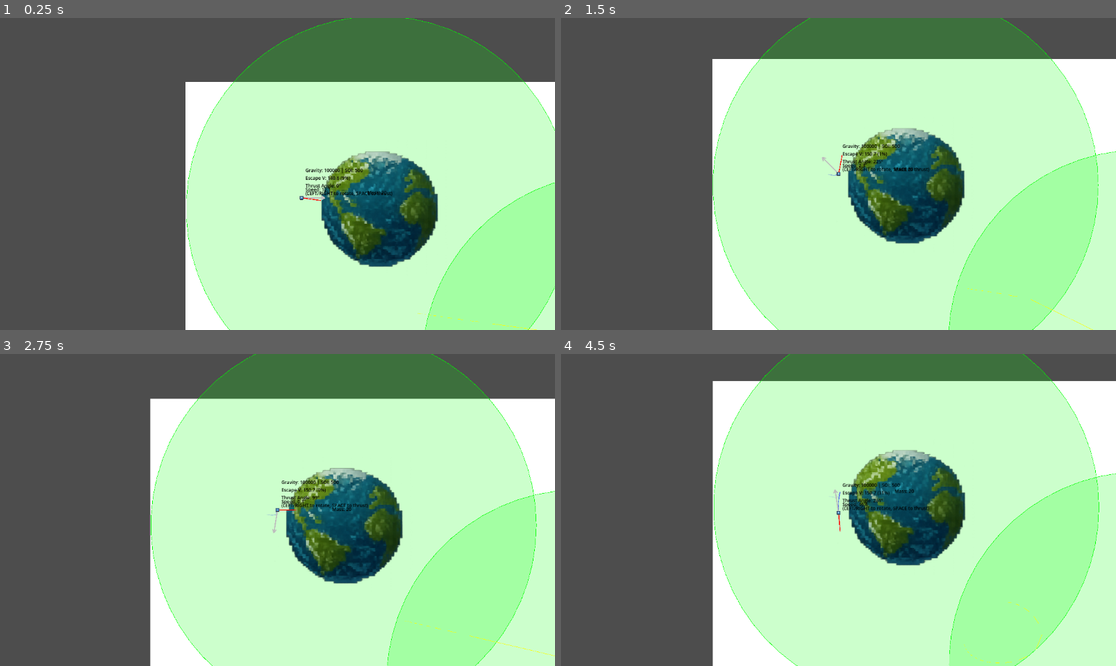
Above: before the commit, frames 1-4 (two rows, left to right).
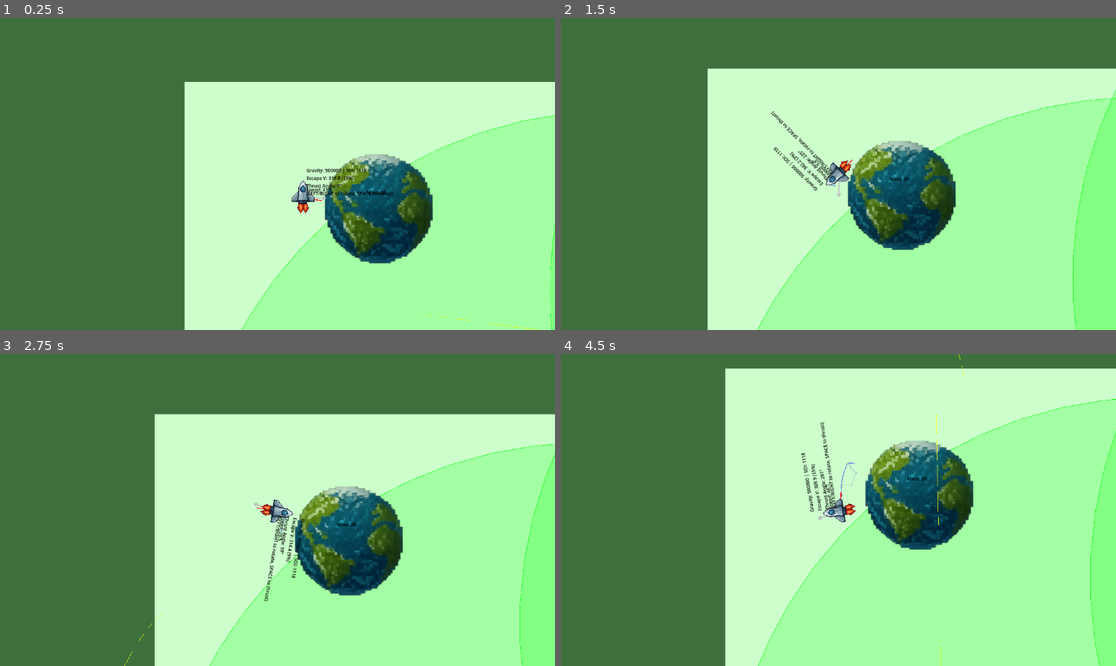
Above: after the commit, the same moments.

Repository: magedeungaro/Orbit
Game: Godot game, scene res://main.tscn
Two runs of this game, one before a commit and one after it. Both use one fixed random seed, a clock stepped at 60 frames per second and the inputs below. The engine's default icon, where the game draws it, is replaced by a stand-in: a white triangle on a blue panel in a dark square.
Inputs:
- Up to frame 1 (0.25 s): no input
- Up to frame 2 (1.5 s): hold Right (ui_right) 0.53-1.28 s; tap Space (ui_select) at 0.77 s; hold Down (ui_down) from 1.28 s (still down)
- Up to frame 3 (2.75 s): tap Space (ui_select) at 1.52 s; release Down (ui_down) at 2.03 s; hold Right (ui_right) from 2.03 s (still down)
- Up to frame 4 (4.5 s): release Right (ui_right) at 2.78 s; hold Up (ui_up) 2.78-3.53 s; tap Space (ui_select) at 3.02, 3.77 s; hold Left (ui_left) from 3.53 s (still down)

The runs differ from the first frame. In frame 1, 59% of the frame differs, in the area x 0-100%, y 0-100%; in frame 2, 62%; in frame 3, 61%; in frame 4, 66%.

Commit message:
Add ship sprite and update scene files for new textures and gravity settings

Diff:
--- a/Planeja.tscn
+++ b/Planeja.tscn
@@ -1,7 +1,6 @@
-[gd_scene load_steps=4 format=3 uid="uid://dqsxdkmwt88n5"]
+[gd_scene load_steps=3 format=3 uid="uid://dqsxdkmwt88n5"]
 
 [ext_resource type="Script" path="res://scripts/central_body.gd" id="1_4ovjt"]
-[ext_resource type="Texture2D" uid="uid://fyxnlyles8s2" path="res://Assets/Sprites/Planet 2.PNG" id="2_150je"]
 
 [sub_resource type="CircleShape2D" id="1"]
 radius = 156.003
@@ -12,8 +11,3 @@
 
 [node name="CollisionShape2D" type="CollisionShape2D" parent="."]
 shape = SubResource("1")
-
-[node name="Sprite2D" type="Sprite2D" parent="."]
-position = Vector2(0, -9.53674e-06)
-scale = Vector2(1.07855, 1.05873)
-texture = ExtResource("2_150je")
--- a/main.tscn
+++ b/main.tscn
@@ -1,18 +1,26 @@
-[gd_scene load_steps=7 format=3 uid="uid://cgoy04rdwt2ce"]
+[gd_scene load_steps=10 format=3 uid="uid://cgoy04rdwt2ce"]
 
 [ext_resource type="Script" path="res://scripts/orbiting_body.gd" id="2_eevcs"]
-[ext_resource type="Texture2D" uid="uid://d0dglepoxjfb0" path="res://icon.svg" id="2_x4y2d"]
 [ext_resource type="Script" path="res://scripts/orbit_visualization.gd" id="3_orbit_vis"]
 [ext_resource type="PackedScene" uid="uid://dqsxdkmwt88n5" path="res://Planeja.tscn" id="3_u5sff"]
 [ext_resource type="Script" path="res://scripts/camera_follow.gd" id="4_camera"]
+[ext_resource type="Texture2D" uid="uid://fyxnlyles8s2" path="res://Assets/Sprites/Planet 2.PNG" id="5_683ew"]
+[ext_resource type="Texture2D" uid="uid://b56y5xo5mrxda" path="res://Assets/Sprites/Planet 3.PNG" id="5_planet3"]
+[ext_resource type="Texture2D" uid="uid://bvev41whwp4ii" path="res://Assets/Sprites/Planet 1.PNG" id="6_planet1"]
+[ext_resource type="Texture2D" uid="uid://bxvf2ptnyrcfq" path="res://Assets/Sprites/Ship.PNG" id="7_wyn4c"]
 
-[sub_resource type="CircleShape2D" id="CircleShape2D_kcy64"]
-radius = 20.0
+[sub_resource type="RectangleShape2D" id="RectangleShape2D_kc8bv"]
+size = Vector2(20, 61)
 
 [node name="Main" type="Node2D"]
 
 [node name="Earth2" parent="." instance=ExtResource("3_u5sff")]
-position = Vector2(1113, 736)
+z_index = 2
+position = Vector2(1121, 1192)
+
+[node name="Sprite2D" type="Sprite2D" parent="Earth2"]
+z_index = 1
+texture = ExtResource("5_planet3")
 
 [node name="ColorRect" type="ColorRect" parent="."]
 offset_right = 3000.0
@@ -26,13 +34,26 @@
 
 [node name="Earth" parent="." instance=ExtResource("3_u5sff")]
 
+[node name="Sprite2D" type="Sprite2D" parent="Earth"]
+texture = ExtResource("5_683ew")
+
 [node name="OrbitingBody" type="CharacterBody2D" parent="."]
 position = Vector2(300, 300)
 script = ExtResource("2_eevcs")
 
 [node name="CollisionShape2D" type="CollisionShape2D" parent="OrbitingBody"]
-shape = SubResource("CircleShape2D_kcy64")
+position = Vector2(1, -14.5)
+shape = SubResource("RectangleShape2D_kc8bv")
 
 [node name="Sprite2D" type="Sprite2D" parent="OrbitingBody"]
-scale = Vector2(0.078125, 0.078125)
-texture = ExtResource("2_x4y2d")
+position = Vector2(1, -9)
+rotation = 0.00396934
+scale = Vector2(0.122298, 0.122298)
+texture = ExtResource("7_wyn4c")
+
+[node name="Earth3" parent="." instance=ExtResource("3_u5sff")]
+position = Vector2(2065, 544)
+
+[node name="Sprite2D" type="Sprite2D" parent="Earth3"]
+z_index = 1
+texture = ExtResource("6_planet1")
--- a/scripts/orbiting_body.gd
+++ b/scripts/orbiting_body.gd
@@ -4,13 +4,14 @@
 ## The central body exerts gravity on the orbiting body
 
 @export var thrust_force: float = 200.0  # Force applied by thrust input
-@export var gravitational_constant: float = 100000.0  # Gravitational constant
+@export var gravitational_constant: float = 500000.0  # Gravitational constant (much stronger)
 @export var gravity_adjustment_rate: float = 5000.0  # How much gravity changes per keystroke
 @export var base_sphere_of_influence: float = 500.0  # Base radius of gravitational influence
 @export var show_sphere_of_influence: bool = true  # Draw the sphere of influence
-@export var mass: float = 10.0  # Mass of this body
+@export var mass: float = 50.0  # Mass of this body (increased from 10.0)
 @export var show_velocity_vector: bool = true  # Draw velocity vector
 @export var bounce_coefficient: float = 0.8  # How much velocity is retained after bounce (0-1)
+@export var friction_coefficient: float = 0.95  # Friction/drag applied each frame (0.95 = 5% friction)
 @export var body_radius: float = 15.0  # Radius of the body for collision detection
 @export var viewport_width: float = 3000.0  # Width of play area (match ColorRect width)
 @export var viewport_height: float = 2000.0  # Height of play area (match ColorRect height)
@@ -121,6 +122,12 @@
 	# Apply gravity from all central bodies
 	apply_gravity_from_all_bodies(delta)
 
+	# Apply friction/drag to velocity
+	velocity *= friction_coefficient
+
+	# Rotate to face thrust direction
+	rotation = deg_to_rad(thrust_angle)
+
 	# Move the body using velocity
 	move_and_slide()
 
Binary file added: Assets/Sprites/Ship.PNG
Not shown, added: Assets/Sprites/Ship.PNG.import
